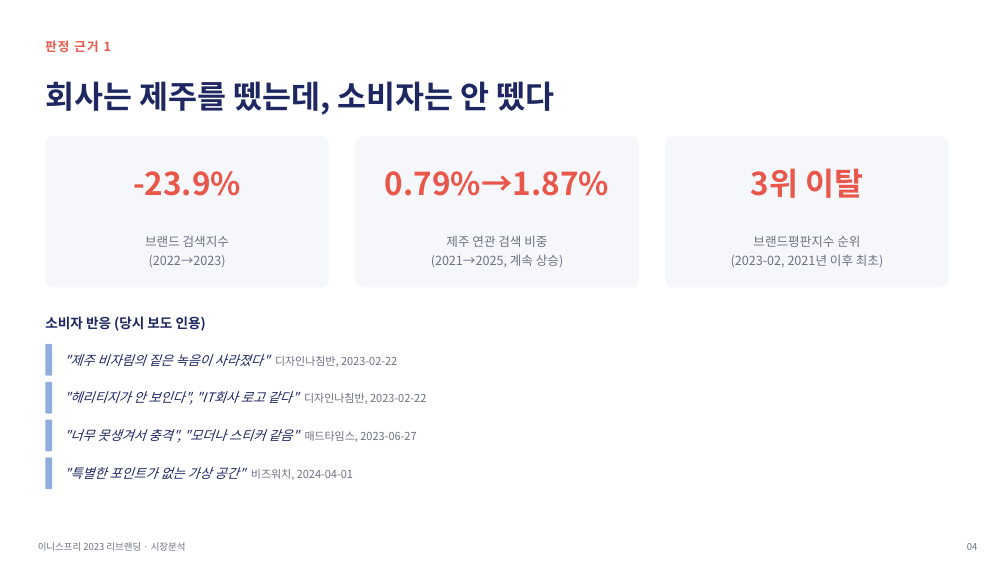
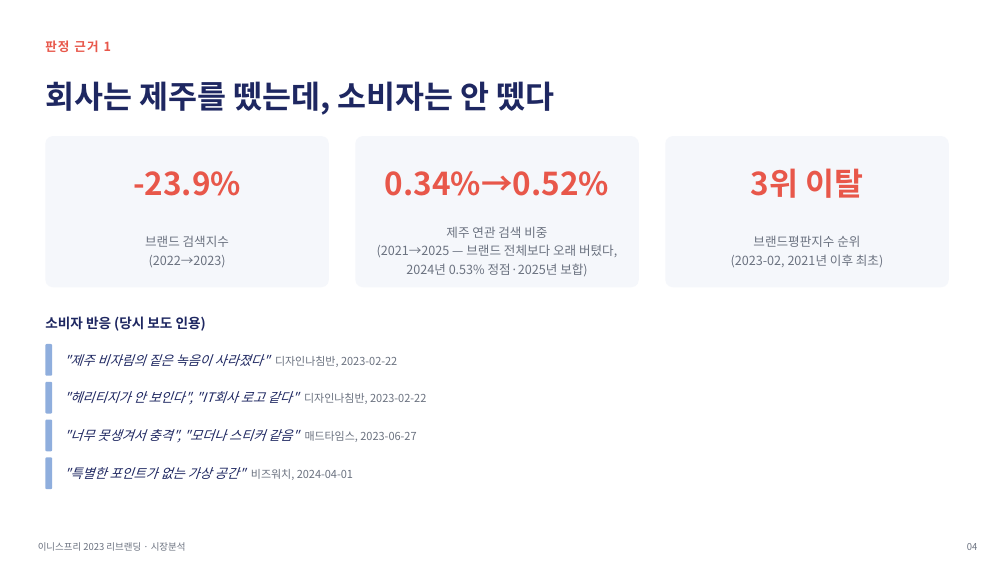
Before and after one commit to RY-ruc/Brand-Growth-Strategy, a slide deck: slide 4 of 01_분석결과/시장분석_리브랜딩유형진단.pptx. Drawn at 1008x567 pixels with LibreOffice and Linux fonts; fonts in the diff are those of the drawing. Boxes give left, top, right and bottom in pixels: in the first picture for what was removed or moved away, otherwise in the second. Text is boxed around its words. In the diff, an @@ line names an element or a change of style, - is before the commit and + after.

```diff
--- a/01_분석결과/시장분석_리브랜딩유형진단.pptx
+++ b/01_분석결과/시장분석_리브랜딩유형진단.pptx
@@ text at [385,171,609,196]: text changed @@
-0.79%→1.87%
+0.34%→0.52%
@@ text at [377,244,617,276]: text changed @@
-(2021→2025, 계속 상승)
+(2021→2025 — 브랜드 전체보다 오래 버텼다, 2024년 0.53% 정점·2025년 보합)
```
Also in this commit, not shown: 1 other slide changed, 10 other files.
